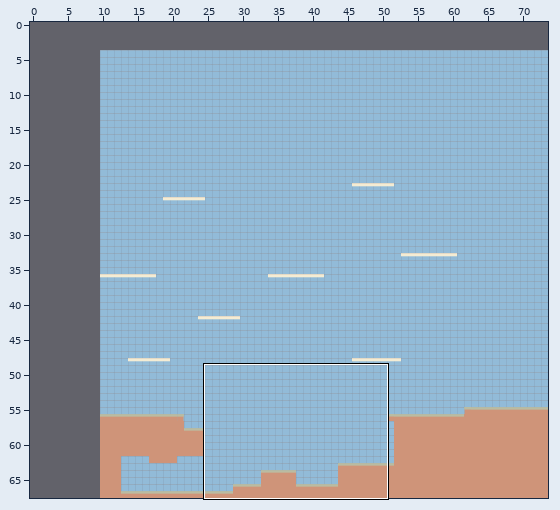
An edit to a level. Tiled map (JSON), assets/tilemaps/map02.json. Above, an overview of the earlier version with the close-up marked.
Close-up. Earlier state:
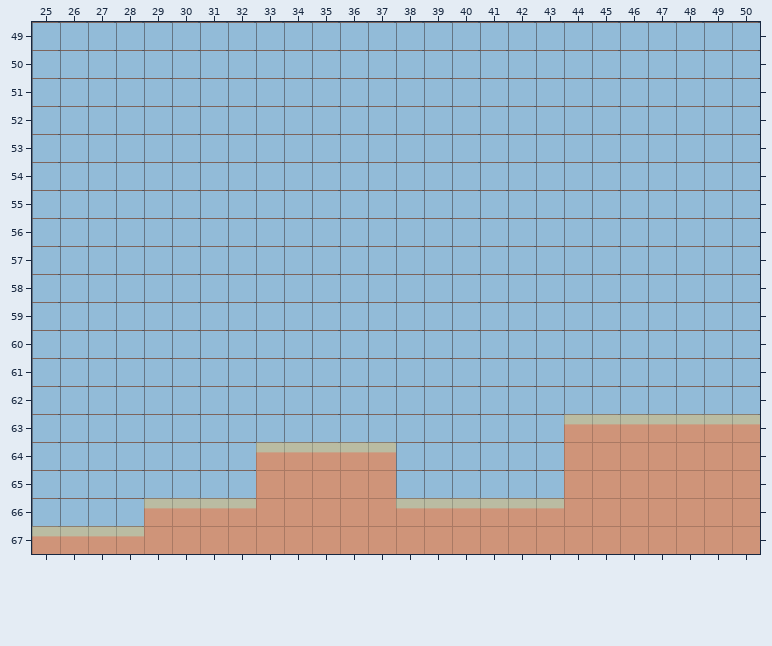
Cells are 64x64 px. Shown: x 25..50, y 49..67. The commit also changed other parts of the map, which this record leaves out. The old version is drawn lined up with the new one.
The same view after the edit:
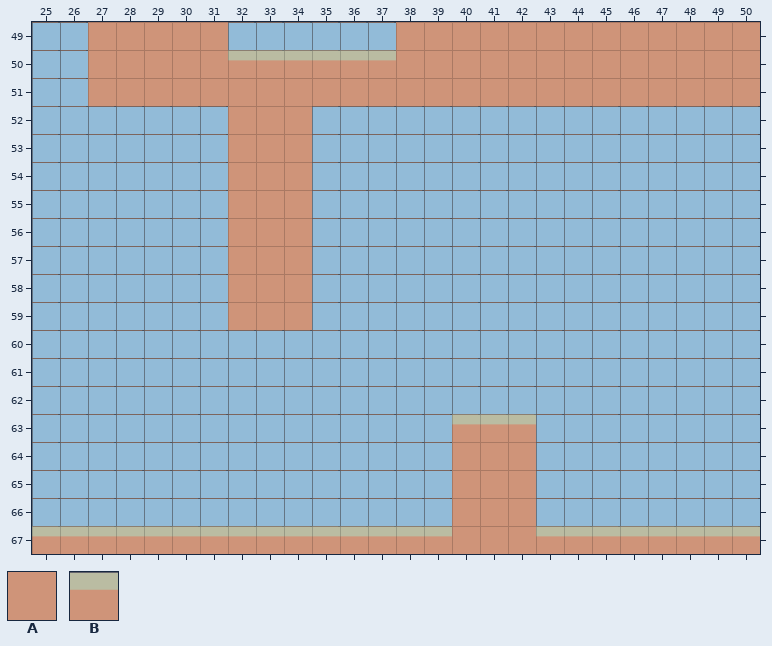
Key: from "proto_sheet": A 0, B 2.
_ is an empty cell.
Tiles replaced or removed in this view: A, B.
The edit:
Changed rows in their new state; . is an unchanged cell.
map size 64x64 -> 74x68 cells (old content now starts at 10,4; both pictures use the new coordinates)
Layer "ground":
first column x 27:
49 AAAAA......AAAAAAAAAAAAA
50 AAAAABBBBBBAAAAAAAAAAAAA
51 AAAAAAAAAAAAAAAAAAAAAAAA
52 .....AAA................
53 .....AAA................
54 .....AAA................
55 .....AAA................
56 .....AAA................
57 .....AAA................
58 .....AAA................
59 .....AAA................
first column x 29:
63 ...........BBB._______
64 ...._____..AAA._______
65 ...._____..AAA._______
66 ___________AAA________
67 BBBBBBBBBBB...BBBBBBBB
Where, in picture pixels (left, top, right, bottom), the same in both close-ups:
added: (88, 22, 760, 330)
changed: (144, 414, 760, 537)
